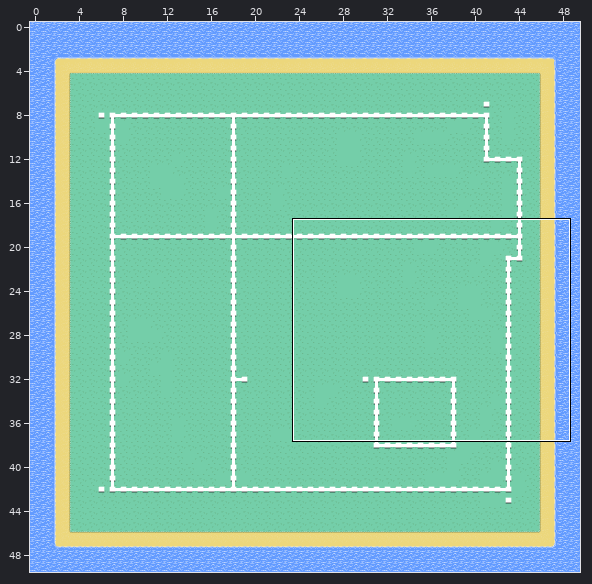
Tiled map -- data/boredisle/map.tmx. The first picture is a wide view before the edit; the outline marks the close-up.
Close-up. Before the edit:
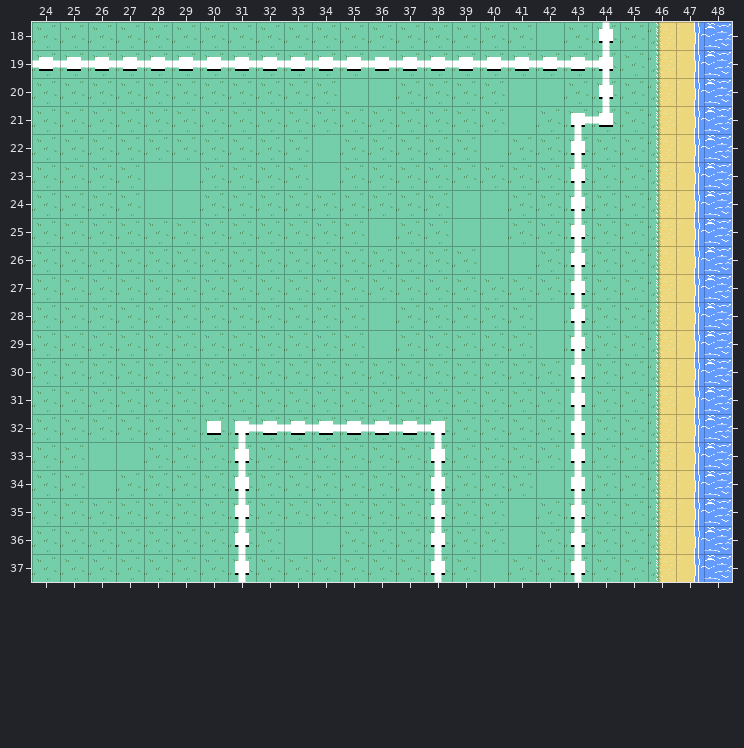
Cells are 32x32 px. Shown: x 24..48, y 18..37. The commit also changed other parts of the map, which this record leaves out. The old version is drawn lined up with the new one.
And afterwards:
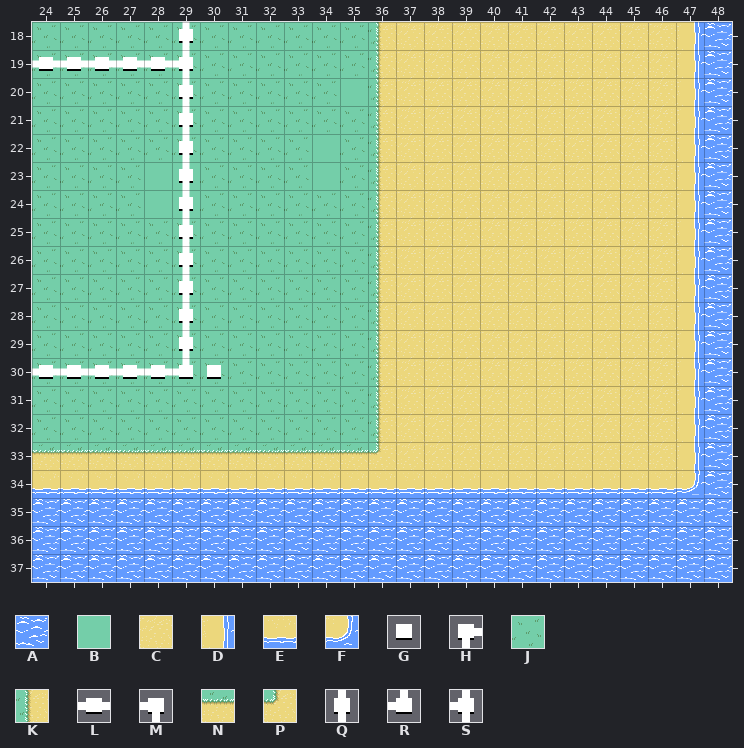
Key: from "bored": A 0, B 2, C 13, D 14, E 21, F 22, G 32, H 35, J 37, K 38, L 41, M 42, N 45, P 46, Q 50, R 56, S 58.
_ is an empty cell.
What changed:
{"change": "map size 50x50 -> 50x38 cells"}
{"where": "layer \"bg\""}
{"y":18,"x":36,"old":"JJJJJJBJJJK","new":"KCCCCCCCCCC"}
{"y":19,"x":36,"old":"BJJJJJJJJJK","new":"KCCCCCCCCCC"}
{"y":20,"x":36,"old":"BJJJJBBJJJK","new":"KCCCCCCCCCC"}
{"y":21,"x":36,"old":"JJJJJBJJJJK","new":"KCCCCCCCCCC"}
{"y":22,"x":36,"old":"JJJJBJJJJJK","new":"KCCCCCCCCCC"}
{"y":23,"x":36,"old":"JJJJJJJJJJK","new":"KCCCCCCCCCC"}
{"y":24,"x":36,"old":"JJJBBJJJJJK","new":"KCCCCCCCCCC"}
{"y":25,"x":36,"old":"BJJBBJJJJJK","new":"KCCCCCCCCCC"}
{"y":26,"x":36,"old":"JJJJBBJJJJK","new":"KCCCCCCCCCC"}
{"y":27,"x":36,"old":"JJJJJJJJJJK","new":"KCCCCCCCCCC"}
{"y":28,"x":36,"old":"BJJJJJBJJJK","new":"KCCCCCCCCCC"}
{"y":29,"x":36,"old":"BJJJJJBJJJK","new":"KCCCCCCCCCC"}
{"y":30,"x":36,"old":"JJJJJJJBJJK","new":"KCCCCCCCCCC"}
{"y":31,"x":36,"old":"JJJJJJJBJJK","new":"KCCCCCCCCCC"}
{"y":32,"x":36,"old":"JJJJJJJBJJK","new":"KCCCCCCCCCC"}
{"y":33,"x":24,"old":"JJBBJJJJJJJJJJJJJJJBJJK","new":"NNNNNNNNNNNNPCCCCCCCCCC"}
{"y":34,"x":24,"old":"JJBJJJJJJJJJJJJJJJBBJJKD","new":"EEEEEEEEEEEEEEEEEEEEEEEF"}
{"y":35,"x":24,"old":"JJJJJJJJJJJJJJJJJBJJJJKD","new":"AAAAAAAAAAAAAAAAAAAAAAAA"}
{"y":36,"x":24,"old":"JJJJJJJJJBBJJJJJJBJJJJKD","new":"AAAAAAAAAAAAAAAAAAAAAAAA"}
{"y":37,"x":24,"old":"JJJJJJJJJJJJJJJJBJJJJJKD","new":"AAAAAAAAAAAAAAAAAAAAAAAA"}
{"where": "layer \"fg\""}
{"y":18,"x":29,"old":"_","new":"Q"}
{"y":18,"x":44,"old":"Q","new":"_"}
{"y":19,"x":29,"old":"LLLLLLLLLLLLLLLS","new":"S_______________"}
{"y":20,"x":29,"old":"_","new":"Q"}
{"y":20,"x":44,"old":"Q","new":"_"}
{"y":21,"x":29,"old":"_","new":"Q"}
{"y":21,"x":43,"old":"HR","new":"__"}
{"y":22,"x":29,"old":"_","new":"Q"}
{"y":22,"x":43,"old":"Q","new":"_"}
{"y":23,"x":29,"old":"_","new":"Q"}
{"y":23,"x":43,"old":"Q","new":"_"}
{"y":24,"x":29,"old":"_","new":"Q"}
{"y":24,"x":43,"old":"Q","new":"_"}
{"y":25,"x":29,"old":"_","new":"Q"}
{"y":25,"x":43,"old":"Q","new":"_"}
{"y":26,"x":29,"old":"_","new":"Q"}
{"y":26,"x":43,"old":"Q","new":"_"}
{"y":27,"x":29,"old":"_","new":"Q"}
{"y":27,"x":43,"old":"Q","new":"_"}
{"y":28,"x":29,"old":"_","new":"Q"}
{"y":28,"x":43,"old":"Q","new":"_"}
{"y":29,"x":29,"old":"_","new":"Q"}
{"y":29,"x":43,"old":"Q","new":"_"}
{"y":30,"x":24,"old":"_______","new":"LLLLLRG"}
{"y":30,"x":43,"old":"Q","new":"_"}
{"y":31,"x":43,"old":"Q","new":"_"}
{"y":32,"x":30,"old":"GHLLLLLLM","new":"_________"}
{"y":32,"x":43,"old":"Q","new":"_"}
{"y":33,"x":31,"old":"Q","new":"_"}
{"y":33,"x":38,"old":"Q","new":"_"}
{"y":33,"x":43,"old":"Q","new":"_"}
{"y":34,"x":31,"old":"Q","new":"_"}
{"y":34,"x":38,"old":"Q","new":"_"}
{"y":34,"x":43,"old":"Q","new":"_"}
{"y":35,"x":31,"old":"Q","new":"_"}
{"y":35,"x":38,"old":"Q","new":"_"}
{"y":35,"x":43,"old":"Q","new":"_"}
{"y":36,"x":31,"old":"Q","new":"_"}
{"y":36,"x":38,"old":"Q","new":"_"}
{"y":36,"x":43,"old":"Q","new":"_"}
{"y":37,"x":31,"old":"Q","new":"_"}
{"y":37,"x":38,"old":"Q","new":"_"}
{"y":37,"x":43,"old":"Q","new":"_"}
{"label":"changed","picture_box":[32,22,703,582]}
